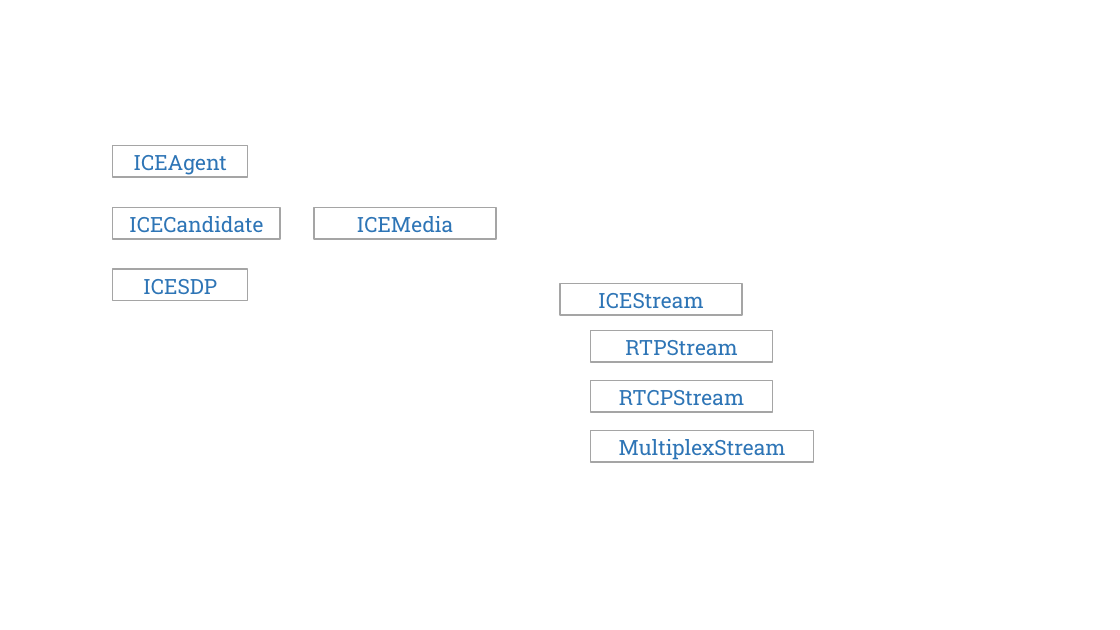
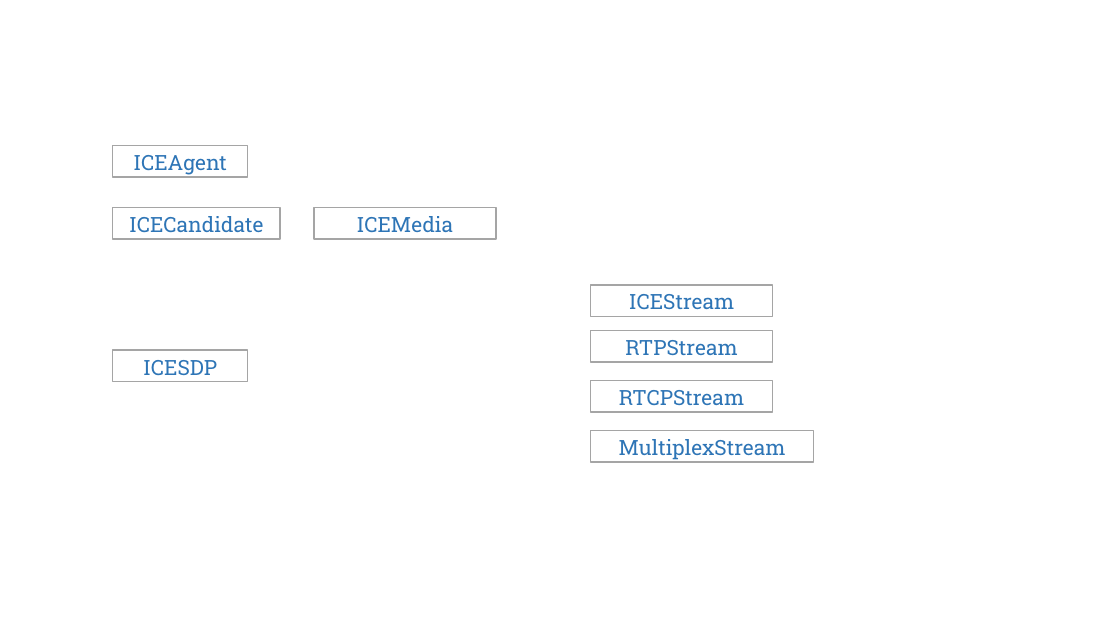
Before and after one commit to httpmail/ice, a slide deck: slide 7 of docs.pptx. Drawn at 1120x630 pixels with LibreOffice and Linux fonts; fonts in the diff are those of the drawing. Boxes give left, top, right and bottom in pixels: in the first picture for what was removed or moved away, otherwise in the second. Text is boxed around its words. In the diff, an @@ line names an element or a change of style, - is before the commit and + after.

```diff
--- a/docs.pptx
+++ b/docs.pptx
@@ rectangle "ICEStream": place and size @@
-rectangle "ICEStream" at [560, 284, 743, 315]
+rectangle "ICEStream" at [591, 285, 773, 316]
@@ rectangle "ICESDP": place and size @@
-rectangle "ICESDP" at [113, 269, 248, 300]
+rectangle "ICESDP" at [113, 350, 248, 381]
```
Also in this commit, not shown: 1 other slide changed, 7 slides added, 6 slides removed, 34 other files.
